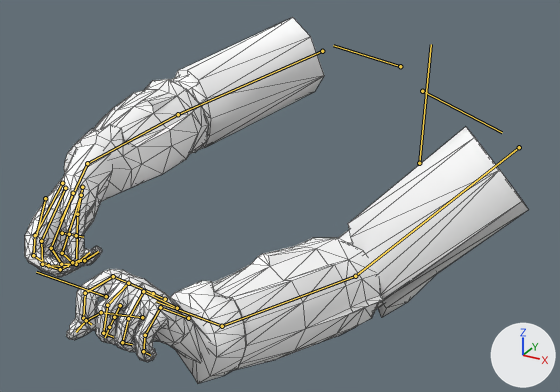
The Blender file Project Overflow/Assets/Models/Player/HEV5/Arms.blend, before and after one commit.
Camera for both pictures: a 50 mm camera at (0.428, -1.32, 0.204) aimed at (-0.102, -0.356, -0.278). Arrows for +X, +Y and +Z are at lower right; the lights stay in place. Both versions are drawn at frame 4 of the action 'GravityGun_shoot'; the numbers are the values there. The bones that bend it are drawn over the model as lines. Mesh edges are drawn as thin lines.
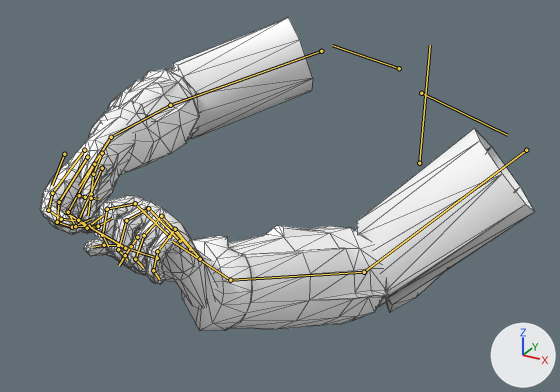
Location of each change, [x1, y1, x2, y2] in pixels of the pictures (560 x 392 px):
'Mesh', posed (14% shorter): before [25, 18, 529, 384]; after [40, 17, 535, 330]
bone 'spine', root to tip: before (419, 163) to (431, 44); after (419, 163) to (430, 45)
bone 'shoulder.L', root to tip: before (422, 91) to (502, 132); after (421, 93) to (507, 135)
bone 'upper_arm.L', root to tip: before (519, 147) to (355, 276); after (526, 150) to (364, 272)
bone 'forearm.L', root to tip: before (355, 276) to (222, 326); after (364, 272) to (230, 280)
bone 'hand.L', root to tip: before (222, 326) to (156, 301); after (230, 280) to (172, 241)
bone 'upper_arm.R', root to tip: before (322, 51) to (178, 114); after (321, 51) to (170, 105)
bone 'forearm.R', root to tip: before (178, 114) to (87, 163); after (170, 105) to (111, 137)
bone 'hand.R', root to tip: before (87, 163) to (60, 221); after (111, 137) to (79, 186)

What the commit changed:
Bone 'spine' (bone_spine) turns from (-2, 0, 0) to (0, 0, 0) degrees about its own x, y and z.
Bone 'shoulder.L' (bone_shoulder_l) turns from (-4, -8, -65) to (-4, -8, -61) degrees about its own x, y and z.
Bone 'upper_arm.L' (bone_upper_arm_l) turns from (40, -6, -58) to (40, 2, -60) degrees about its own x, y and z.
Bone 'forearm.L' (bone_forearm_l) turns from (37, -15, 52) to (46, -18, 53) degrees about its own x, y and z.
Bone 'hand.L' (bone_hand_l) turns from (64, 60, 45) to (78, 61, 55) degrees about its own x, y and z.
Bone 'upper_arm.R' (bone_upper_arm_r) turns from (62, 25, 35) to (50, 37, 27) degrees about its own x, y and z.
Bone 'forearm.R' (bone_forearm_r) turns from (31, -11, 37) to (42, -20, 54) degrees about its own x, y and z.
Bone 'hand.R' (bone_hand_r) turns from (-54, 12, -12) to (-53, 11, -26) degrees about its own x, y and z.
